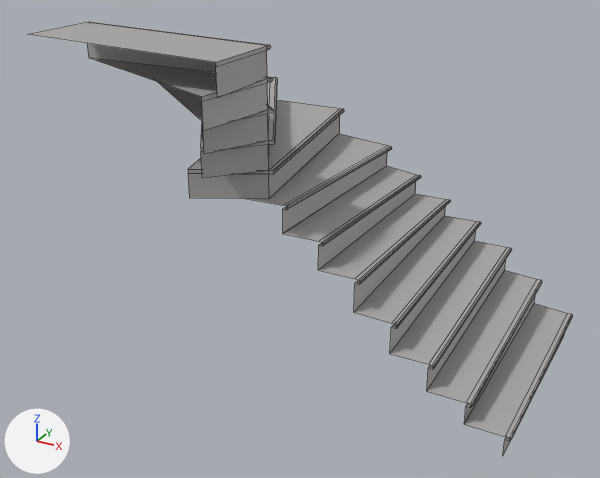
Two versions of the FBX model Assets/Models/Environment/MS_StairsCell2.fbx, one commit apart.
Both versions are drawn from a camera (50 mm lens) standing at (3.81, -12.54, 3.35) and looking at (-0.36, -4.96, -0.44). Arrows for +X, +Y and +Z are at lower left; the lights stay in place. Mesh edges are drawn as thin lines. Where no turn or scale is listed for an object, it has been applied to the vertices. Vertices at the same position are counted once.

The older version as bpy lines, for what is in view:
```python
me_mesh = bpy.data.meshes.new('Mesh')
me_mesh.from_pydata(...)  # 223 vertices, 111 faces; spans x -5.29..0.06, y -3.54..0.02, z 0.0..3.79
me_mesh.materials.append(mat_standardsurface1)  # grey #aaaaaa
ob_stairs_cell_2 = bpy.data.objects.new('Stairs_cell_2', me_mesh)
ob_stairs_cell_2.location = (2.34, -2.97, -1.96)
```
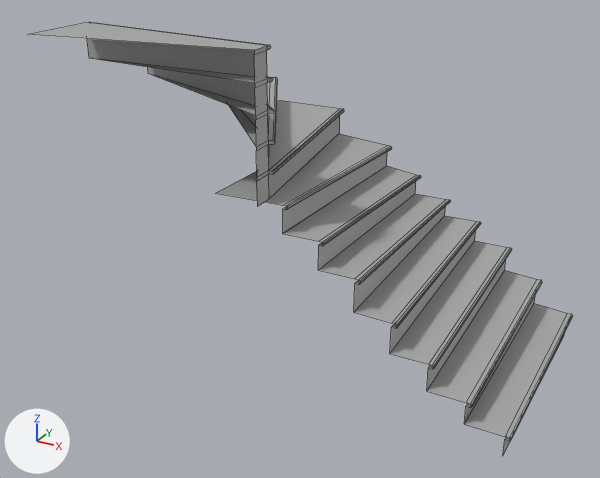
Changed parts and their boxes [x1, y1, x2, y2] in the pictures (600 x 478 px; the box of a moved part takes in the faces that stretch with it):
```json
{"object": "Stairs_cell_2", "change": "reshaped", "before": [28, 22, 572, 455], "after": [29, 22, 572, 455]}
{"part": 1, "of": "me_mesh", "change": "moved or reshaped", "before": [28, 22, 340, 199], "after": [29, 22, 340, 206]}
```

Scene script edits in JSON lines:
```json
{"block": "me_mesh", "where": "me_mesh.from_pydata(...)  # 223 vertices, 111 faces; spans x -5.29..0.06, y -3.54..0.02, z 0.0..3.79"}
{"block": "me_mesh", "where": "# used by ob_stairs_cell_2; location = (2.34, -2.97, -1.96)"}
{"block": "me_mesh", "change": "me_mesh part 1: all 15 vertices in x -3.46..-2.72, y -3.54..-3.0, z 2.21..3.79 are scaled about their middle by (1.03e-05, 1.04e-05, 1), then moved by (0.38, 0.41, 0.0)"}
```
